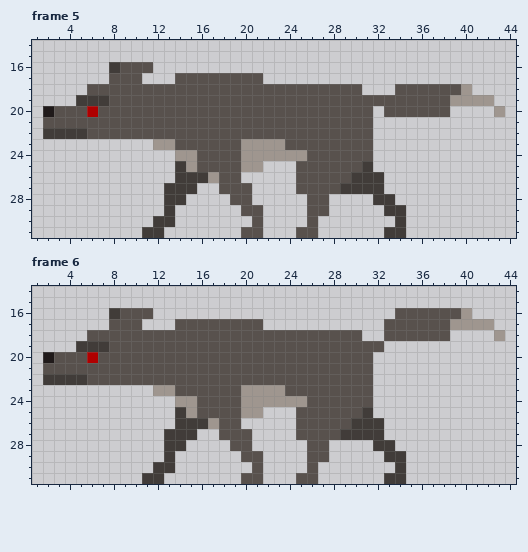
Pixel-art file, stored at assets/dog_idle.aseprite. Above: the version before the commit.
48x32 pixels, 6 frames. Shown: frame 5: x 1..44, y 14..31; frame 6: x 1..44, y 14..31. The commit also changed other frames, which this record leaves out.
Once edited:
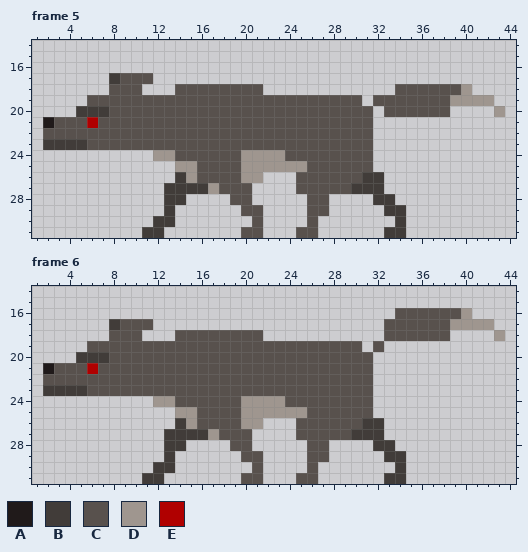
Palette (. is transparent): A #201a1a  B #413c39  C #58514d  D #9f968f  E #b00000
Changes in this commit:
{"where": "frame 5, layer \"Layer 2\""}
{"frame":5,"y":16,"x":8,"old":"BCCC","new":"...."}
{"frame":5,"y":17,"x":8,"old":"C","new":"B"}
{"frame":5,"y":17,"x":11,"old":".","new":"C"}
{"frame":5,"y":17,"x":14,"old":"CCCCCCCC","new":"........"}
{"frame":5,"y":18,"x":6,"old":"CC","new":".."}
{"frame":5,"y":18,"x":11,"old":"CCC","new":"..."}
{"frame":5,"y":18,"x":22,"old":"CCCCCCCCC","new":"........."}
{"frame":5,"y":19,"x":5,"old":"BBB","new":".CC"}
{"frame":5,"y":19,"x":31,"old":"C","new":"."}
{"frame":5,"y":20,"x":2,"old":"ACCCEC","new":"...BBB"}
{"frame":5,"y":21,"x":2,"old":"C","new":"A"}
{"frame":5,"y":21,"x":6,"old":"C","new":"E"}
{"frame":5,"y":22,"x":2,"old":"BBBB","new":"CCCC"}
{"frame":5,"y":23,"x":2,"old":"..........DD","new":"BBBBCCCCCCCC"}
{"frame":5,"y":23,"x":20,"old":"DDDD","new":"CCCC"}
{"frame":5,"y":24,"x":12,"old":"..DD","new":"DDCC"}
{"frame":5,"y":24,"x":24,"old":"DD","new":"CC"}
{"frame":5,"y":25,"x":14,"old":"B","new":"D"}
{"frame":5,"y":25,"x":22,"old":"...C","new":"DDDD"}
{"frame":5,"y":25,"x":31,"old":"B","new":"C"}
{"frame":5,"y":26,"x":15,"old":"BBD","new":"DCC"}
{"frame":5,"y":26,"x":20,"old":"..","new":"DD"}
{"frame":5,"y":26,"x":30,"old":"B","new":"C"}
{"frame":5,"y":27,"x":16,"old":"..","new":"BD"}
{"frame":5,"y":27,"x":29,"old":"B","new":"C"}
{"where": "frame 6, layer \"Layer 2\""}
{"frame":6,"y":16,"x":8,"old":"BCCC","new":"...."}
{"frame":6,"y":17,"x":8,"old":"C","new":"B"}
{"frame":6,"y":17,"x":11,"old":".","new":"C"}
{"frame":6,"y":17,"x":14,"old":"CCCCCCCC","new":"........"}
{"frame":6,"y":18,"x":6,"old":"CC","new":".."}
{"frame":6,"y":18,"x":11,"old":"CCC","new":"..."}
{"frame":6,"y":18,"x":22,"old":"CCCCCCCCC","new":"........."}
{"frame":6,"y":19,"x":5,"old":"BBB","new":".CC"}
{"frame":6,"y":19,"x":31,"old":"C","new":"."}
{"frame":6,"y":20,"x":2,"old":"ACCCEC","new":"...BBB"}
{"frame":6,"y":21,"x":2,"old":"C","new":"A"}
{"frame":6,"y":21,"x":6,"old":"C","new":"E"}
{"frame":6,"y":22,"x":2,"old":"BBBB","new":"CCCC"}
{"frame":6,"y":23,"x":2,"old":"..........DD","new":"BBBBCCCCCCCC"}
{"frame":6,"y":23,"x":20,"old":"DDDD","new":"CCCC"}
{"frame":6,"y":24,"x":12,"old":"..DD","new":"DDCC"}
{"frame":6,"y":24,"x":24,"old":"DD","new":"CC"}
{"frame":6,"y":25,"x":14,"old":"B","new":"D"}
{"frame":6,"y":25,"x":22,"old":"...C","new":"DDDD"}
{"frame":6,"y":25,"x":31,"old":"B","new":"C"}
{"frame":6,"y":26,"x":15,"old":"BBD","new":"DCC"}
{"frame":6,"y":26,"x":20,"old":"..","new":"DD"}
{"frame":6,"y":26,"x":30,"old":"B","new":"C"}
{"frame":6,"y":27,"x":16,"old":"..","new":"BD"}
{"frame":6,"y":27,"x":29,"old":"B","new":"C"}
{"label":"changed","picture_box":[43,62,373,194]}
{"label":"changed","picture_box":[43,308,373,440]}
